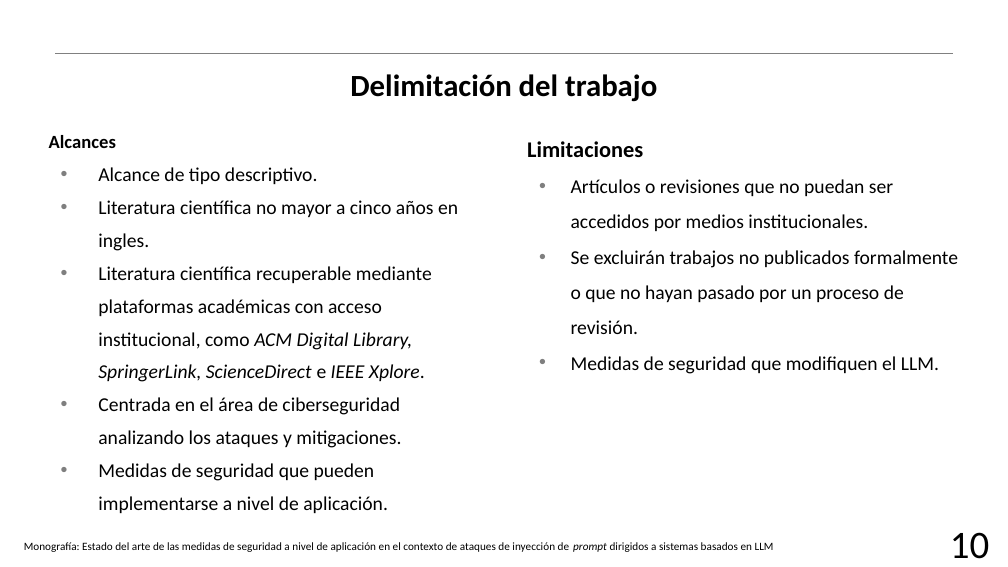
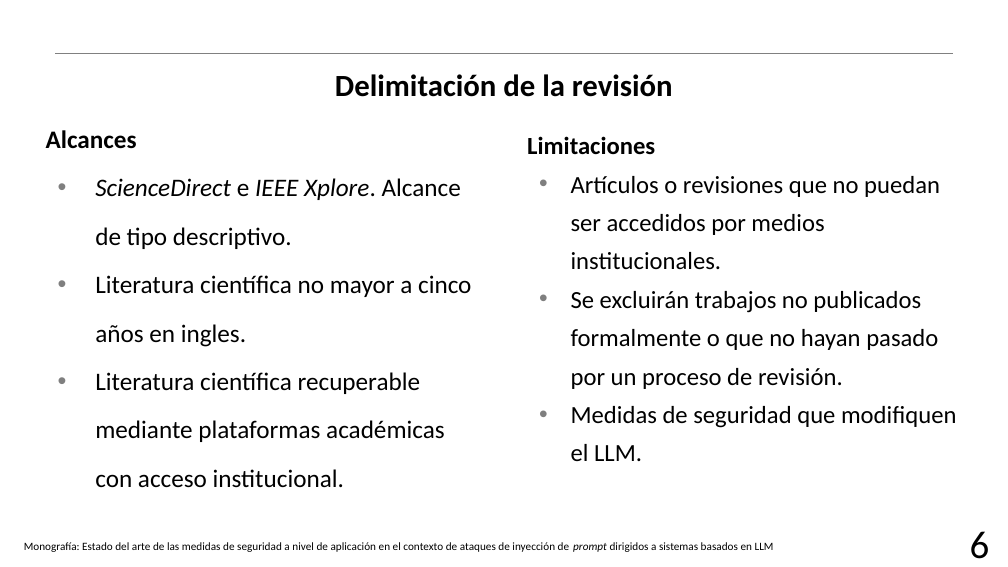
Before and after one commit to AJRx26/semestreVII, a slide deck: slide 7 of proyectoguiado/protocoloRSL/18(RSL)_NunezSanchezAbraham.pptx (slide 6 before the commit). Drawn at 1008x567 pixels with LibreOffice and Linux fonts; fonts in the diff are those of the drawing; background and template pictures are left out. Boxes give left, top, right and bottom in pixels: in the first picture for what was removed or moved away, otherwise in the second. Text is boxed around its words. In the diff, an @@ line names an element or a change of style, - is before the commit and + after.

```diff
--- a/proyectoguiado/protocoloRSL/18(RSL)_NunezSanchezAbraham.pptx
+++ b/proyectoguiado/protocoloRSL/18(RSL)_NunezSanchezAbraham.pptx
@@ title at [335,74,673,97]: text changed @@
-Delimitación del trabajo
+Delimitación de la revisión
@@ text at [46,130,471,347]: size 13.3 to 18 pt in "Alcances"; size 14 to 18 pt in "Literatura científica no mayor a cinco años ..."; line spacing 1.01 to 1.21; more space between paragraphs; line spacing 1.4 to 1.6 @@
@@ text "Limitaciones" at [527,136,956,461]: size 16 to 17.6 pt in "Limitaciones"; size 14 to 17.6 pt; line spacing 1.21 to 1.01; more space between paragraphs; line spacing 1.5 to 1.3 @@
@@ text at [95,178,461,249]: text changed; size 14 to 18 pt @@
-• Alcance de tipo descriptivo.
+• ScienceDirect e IEEE Xplore. Alcance de tipo descriptivo.
@@ text at [95,372,445,488]: text changed; size 14 to 18 pt @@
-• Literatura científica recuperable mediante plataformas académicas con acceso institucional, como ACM Digital Library, SpringerLink, ScienceDirect e IEEE Xplore.
-• Centrada en el área de ciberseguridad analizando los ataques y mitigaciones.
-• Medidas de seguridad que pueden implementarse a nivel de aplicación.
+• Literatura científica recuperable mediante plataformas académicas con acceso institucional.
@@ text at [970,531,990,559]: text changed @@
-10
+6
```
Also in this commit, not shown: 16 other slides changed, 6 slides added, 1 slide removed, 5 other files.
